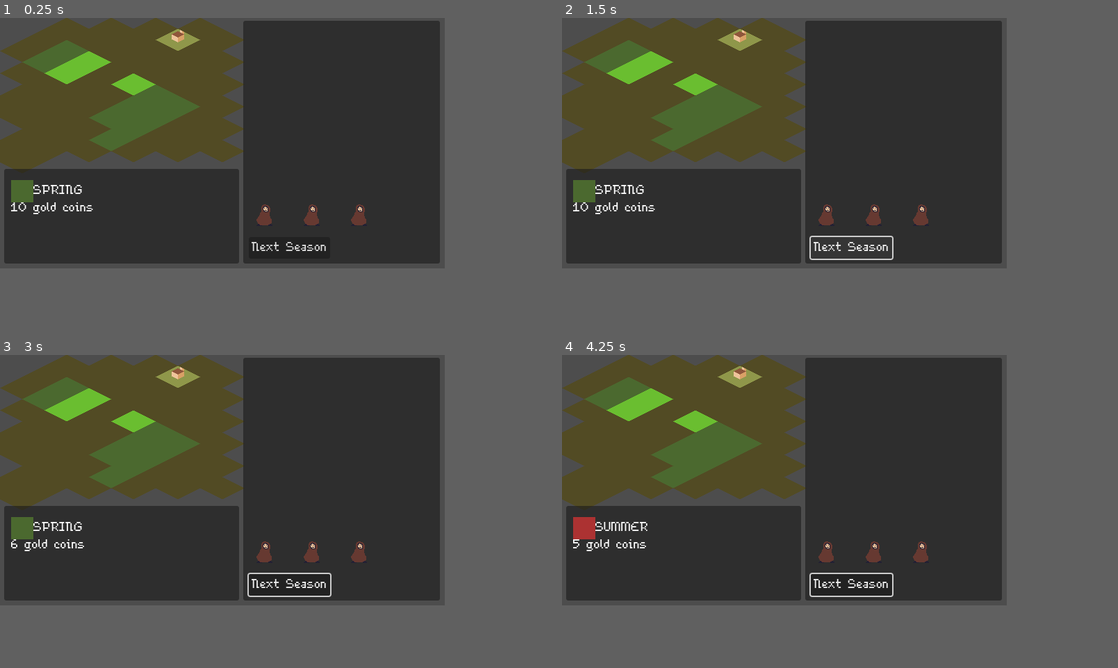
Above: before the commit, frames 1-4 (two rows, left to right).
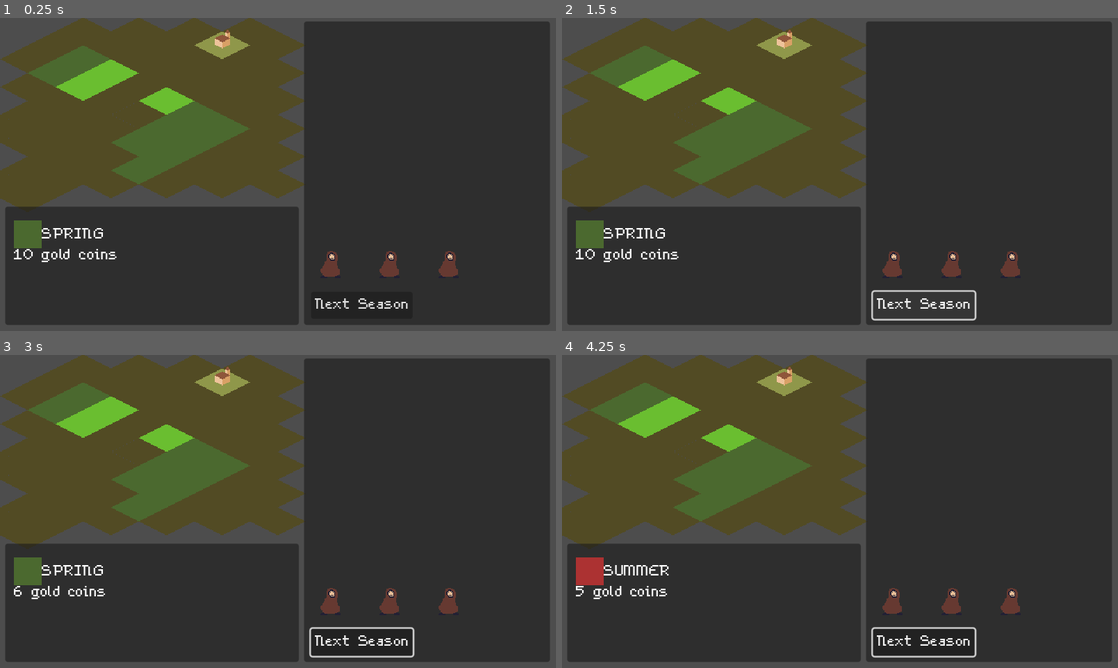
Above: after the commit, the same moments.

Repository: RoxT/ChampangeGGJ2025
Game: Godot game, scene res://overworld.tscn
Same seed, same stepped clock (60 frames per second), same inputs: the game is played once before the commit and once after it.
Inputs (mouse positions are in pixels of both pictures, inside the frame that each line leads up to):
- Up to frame 1 (0.25 s): no input
- Up to frame 2 (1.5 s): click "Next Season" at 0.5 s; click "Next Season" at 1.25 s
- Up to frame 3 (3 s): click "Next Season" at 2 s; tap Enter at 2.75 s; move the mouse to (339, 477) at 2.77 s; press the mouse at (339, 477) at 2.78 s
- Up to frame 4 (4.25 s): tap Space at 3.5 s; move the mouse to (684, 552) at 3.52 s; release the mouse at (684, 552) at 3.53 s; click (684, 552) at 3.6 s
In our replay, the window is 640x360 before the commit and 800x450 after it. These sizes can differ from the game's own. Grey fills any space a smaller window leaves; there, only what the larger window draws over its background counts as a difference.

The runs differ from the first frame. In frame 1, 29% of the frame differs, in the area x 0-100%, y 0-100%; in frame 2, 30%; in frame 3, 30%; in frame 4, 30%.

Commit message:
Some pixel adjustments
Enabled Y sort on the tilemap layer so that tiles with high objects are ordered correctly. Changed default texture filter to nearest and set default windowed resolution to 1920 x 1080.

Diff:
--- a/Champange/overworld.tscn
+++ b/Champange/overworld.tscn
@@ -37,6 +37,7 @@
 script = ExtResource("1_1dfiy")
 
 [node name="Fields" type="TileMapLayer" parent="."]
+y_sort_enabled = true
 tile_map_data = PackedByteArray("AAAEAAQAAAAAAAEAAAADAAMAAAAAAAEAAAACAAIAAAAAAAEAAAABAAEAAAAAAAEAAAAAAAEAAAAAAAEAAAABAA …(912 unchanged characters)…
 tile_set = SubResource("TileSet_o5v2o")
 script = ExtResource("2_bshk6")
--- a/Champange/project.godot
+++ b/Champange/project.godot
@@ -23,6 +23,8 @@
 
 window/size/viewport_width=640
 window/size/viewport_height=360
+window/size/window_width_override=1920
+window/size/window_height_override=1080
 window/stretch/mode="canvas_items"
 
 [gui]
@@ -45,5 +47,6 @@
 
 [rendering]
 
+textures/canvas_textures/default_texture_filter=0
 renderer/rendering_method="gl_compatibility"
 renderer/rendering_method.mobile="gl_compatibility"
